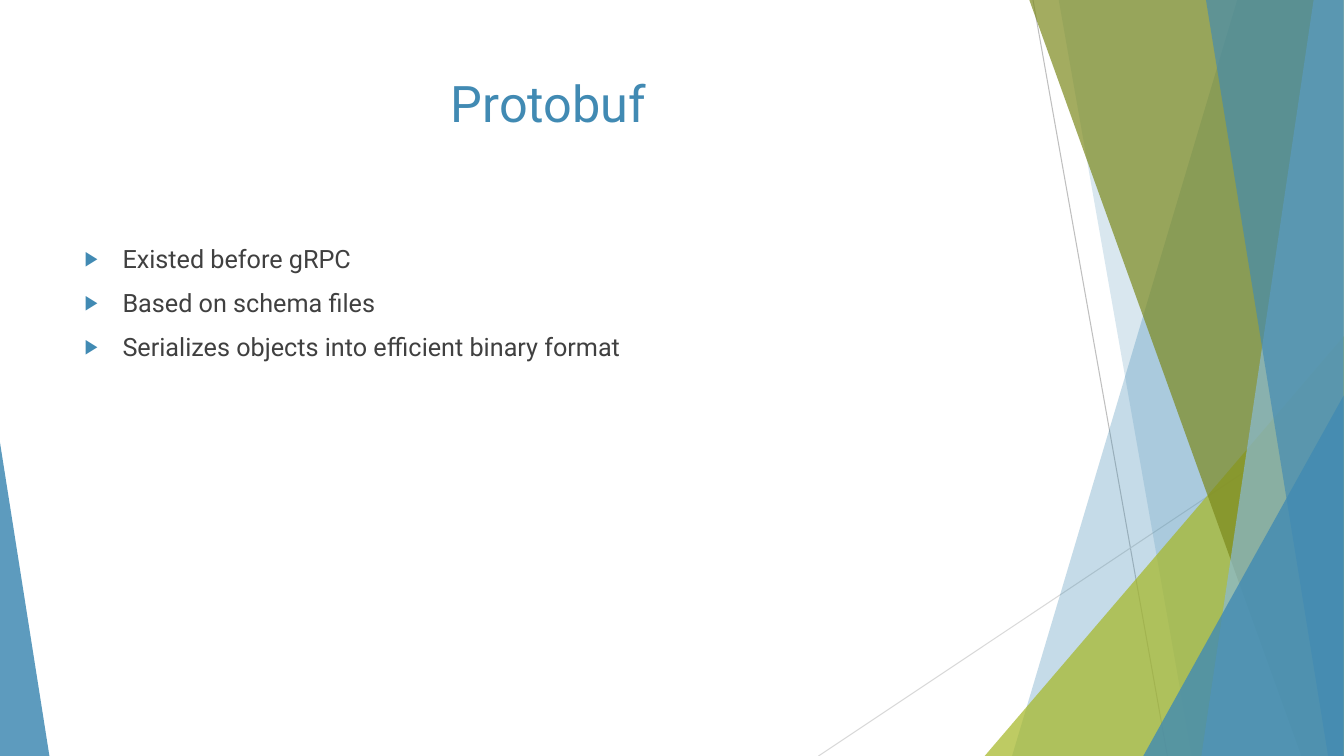
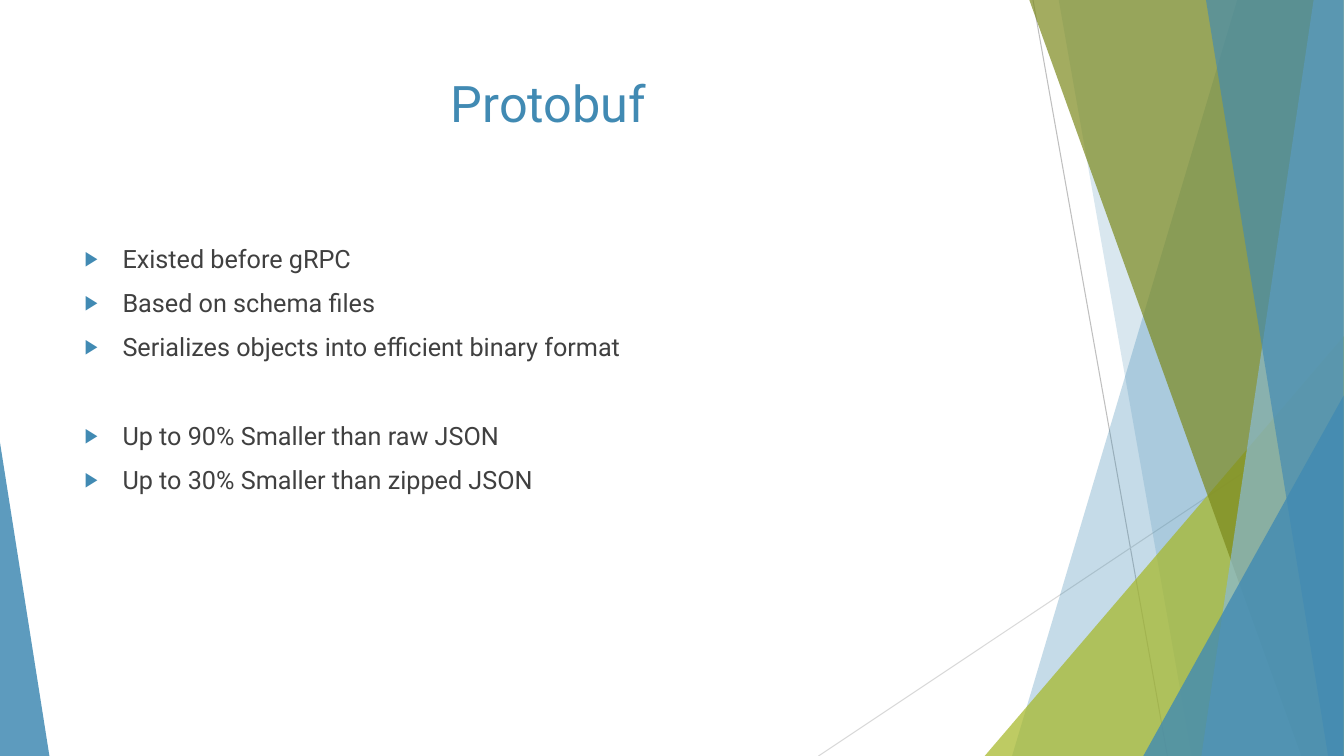
Before and after one commit to DanielSchmerber/grpc-example, a slide deck: slide 5 of grpc.pptx. Drawn at 1344x756 pixels with LibreOffice and Linux fonts; fonts in the diff are those of the drawing. Boxes give left, top, right and bottom in pixels: in the first picture for what was removed or moved away, otherwise in the second. Text is boxed around its words. In the diff, an @@ line names an element or a change of style, - is before the commit and + after.

```diff
--- a/grpc.pptx
+++ b/grpc.pptx
@@ text at [123, 426, 532, 494]: paragraphs added @@
+▶ Up to 90% Smaller than raw JSON
+▶ Up to 30% Smaller than zipped JSON
```
